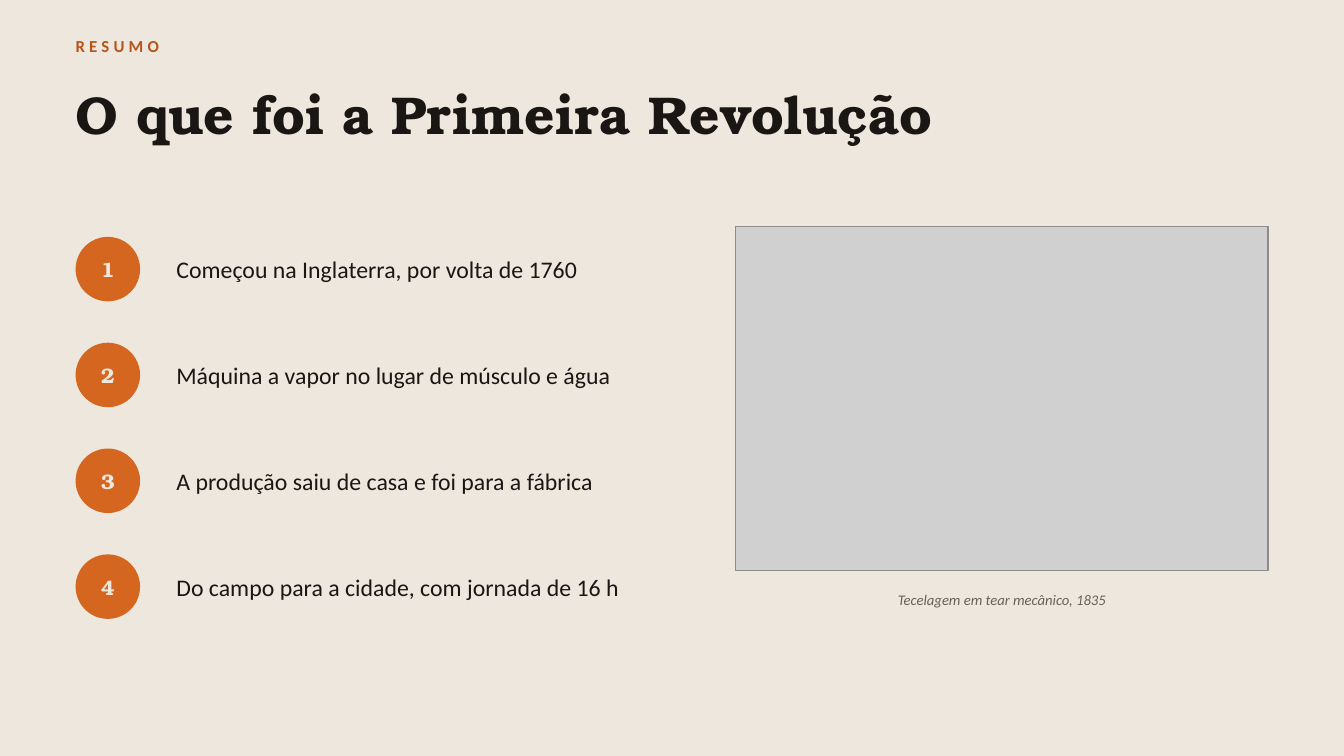
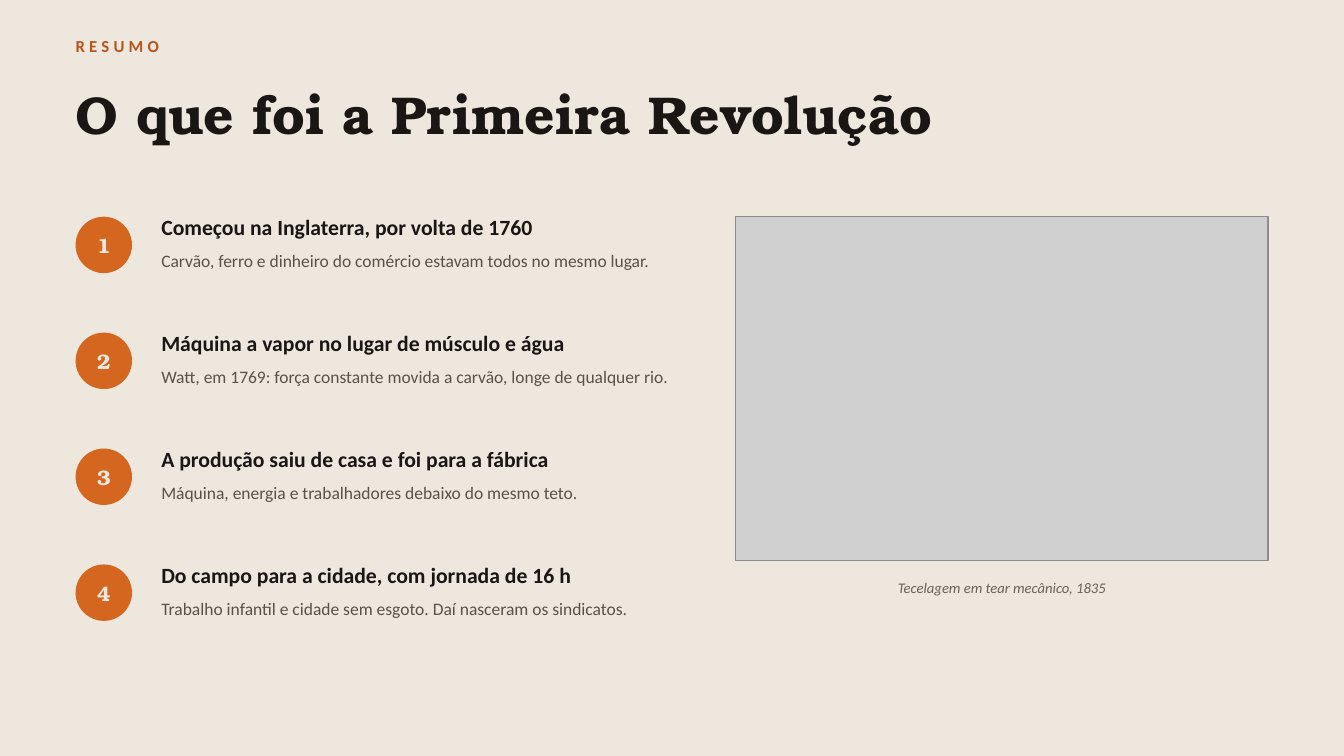
Before and after one commit to guirab734/industry, a slide deck: slide 2 of docs/primeira-revolucao-industrial.pptx. Drawn at 1344x756 pixels with LibreOffice and Linux fonts; fonts in the diff are those of the drawing; grey boxes stand for pictures. Boxes give left, top, right and bottom in pixels: in the first picture for what was removed or moved away, otherwise in the second. Text is boxed around its words. In the diff, an @@ line names an element or a change of style, - is before the commit and + after.

Commit message:
Explicação de cada tópico dentro do slide
Cada tópico do resumo e cada uma das cinco perguntas passa a ter uma
linha de explicação logo abaixo, em corpo menor e cor mais leve, para
servir de apoio durante a fala sem virar parágrafo.

As notas de orador deixam de repetir o que agora está na tela e ficam só
com o que completa: por que na Inglaterra, o exemplo do rio que seca, a
marcação de apontar a gravura e as frases de fechamento.

```diff
--- a/docs/primeira-revolucao-industrial.pptx
+++ b/docs/primeira-revolucao-industrial.pptx
@@ text "1": place and size @@
-text "1" at (101, 262, 115, 277)
+text "1" at (97, 238, 111, 253)
@@ ellipse: place and size @@
-ellipse at (76, 237, 140, 301)
+ellipse at (76, 217, 132, 273)
@@ text "Começou na Inglaterra, por volta ...": place and size @@
-text "Começou na Inglaterra, por volta ..." at (176, 261, 577, 282)
+text "Começou na Inglaterra, por volta ..." at (161, 219, 532, 239)
@@ picture: place and size @@
-picture at (736, 227, 1268, 571)
+picture at (736, 217, 1268, 561)
@@ text added at (161, 255, 649, 270), 12.5 pt, text #5A514A @@
+Carvão, ferro e dinheiro do comércio estavam todos no mesmo lugar.
@@ text "2": place and size @@
-text "2" at (101, 368, 115, 383)
+text "2" at (97, 354, 111, 369)
@@ ellipse: place and size @@
-ellipse at (76, 343, 140, 407)
+ellipse at (76, 333, 132, 389)
@@ size 17 to 15.5 pt, bold on; vertical alignment middle to top in 4 elements at (161, 219, 532, 239), (161, 567, 571, 587), (161, 451, 548, 471), (161, 335, 564, 355) @@
@@ text "Máquina a vapor no lugar ...": place and size @@
-text "Máquina a vapor no lugar ..." at (176, 367, 610, 388)
+text "Máquina a vapor no lugar ..." at (161, 335, 564, 355)
@@ text added at (161, 371, 668, 386), 12.5 pt, text #5A514A @@
+Watt, em 1769: força constante movida a carvão, longe de qualquer rio.
@@ text "3": place and size @@
-text "3" at (101, 474, 115, 490)
+text "3" at (97, 470, 111, 486)
@@ ellipse: place and size @@
-ellipse at (76, 449, 140, 513)
+ellipse at (76, 449, 132, 505)
@@ text "A produção saiu de casa ...": place and size @@
-text "A produção saiu de casa ..." at (176, 473, 593, 494)
+text "A produção saiu de casa ..." at (161, 451, 548, 471)
@@ text added at (161, 487, 578, 502), 12.5 pt, text #5A514A @@
+Máquina, energia e trabalhadores debaixo do mesmo teto.
@@ text "4": place and size @@
-text "4" at (101, 580, 115, 595)
+text "4" at (97, 586, 111, 601)
@@ ellipse: place and size @@
-ellipse at (76, 555, 140, 619)
+ellipse at (76, 565, 132, 621)
@@ text "Do campo para a cidade, ...": place and size @@
-text "Do campo para a cidade, ..." at (176, 579, 619, 600)
+text "Do campo para a cidade, ..." at (161, 567, 571, 587)
@@ text "Tecelagem em tear mecânico, 1835": place and size @@
-text "Tecelagem em tear mecânico, 1835" at (898, 595, 1106, 608)
+text "Tecelagem em tear mecânico, 1835" at (898, 583, 1106, 596)
@@ text added at (161, 603, 627, 618), 12.5 pt, text #5A514A @@
+Trabalho infantil e cidade sem esgoto. Daí nasceram os sindicatos.
```
Also in this commit, not shown: 1 other slide changed.
